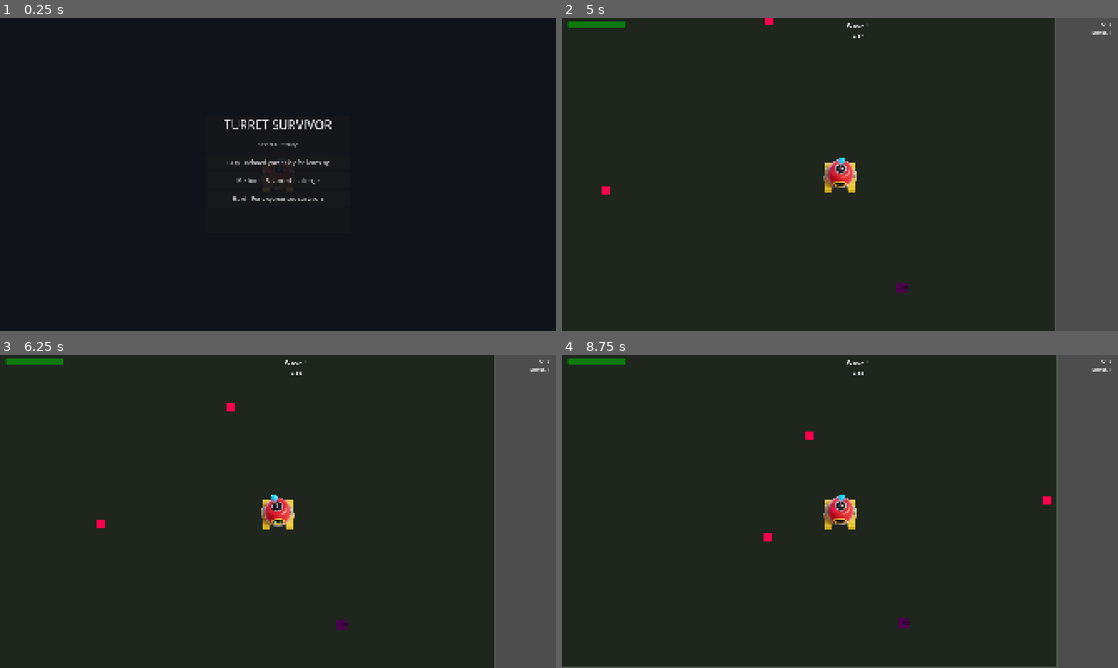
Above: before the commit, frames 1-4 (two rows, left to right).
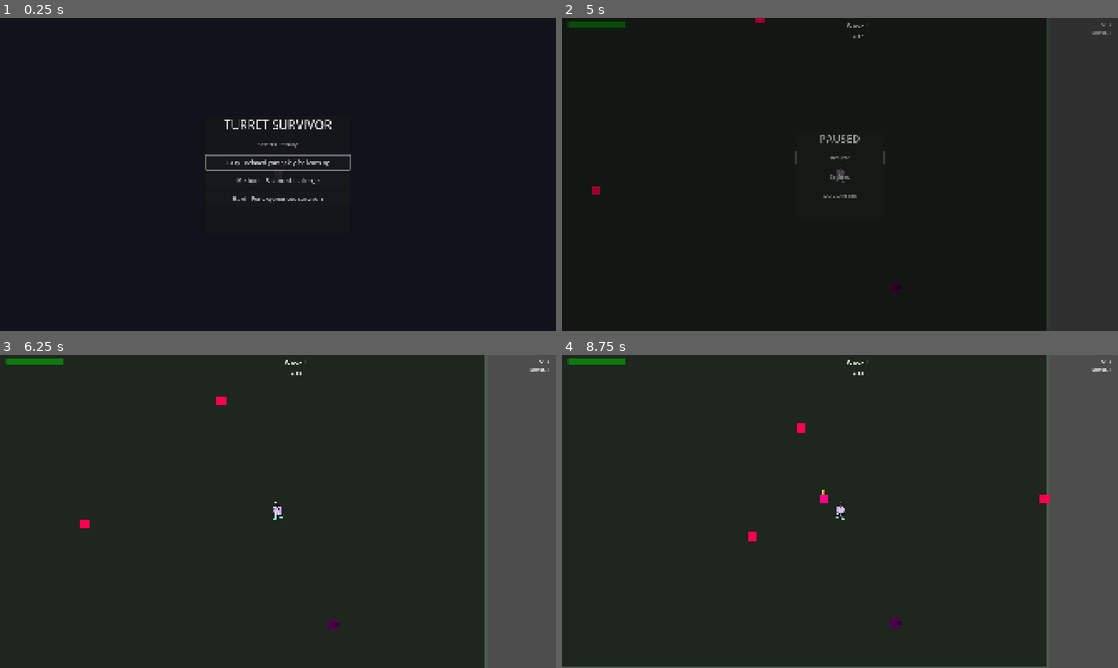
Above: after the commit, the same moments.

Repository: arebolledo2/turret-game
Game: Godot game, scene res://scenes/main.tscn
Same seed, same stepped clock (60 frames per second), same inputs: the game is played once before the commit and once after it.
Inputs (mouse positions are in pixels of both pictures, inside the frame that each line leads up to):
- Up to frame 1 (0.25 s): no input
- Up to frame 2 (5 s): click "Easy - Relaxed gameplay for l…" at 0.5 s; tap Enter at 1.25, 4.25 s; move the mouse to (962, 158) at 1.27 s; hold D (move_right) 1.28-2 s; hold Shift 1.28-2 s; click (962, 158) at 1.42 s; drag from (728, 190) to (812, 237) at 2.02 s; tap Space at 2.75 s; move the mouse to (895, 105) at 2.77 s; hold D (move_right) 2.78-3.5 s; tap Ctrl at 2.85 s; drag from (812, 237) to (673, 127) at 3.52 s; move the mouse to (1006, 221) at 4.27 s; hold A (move_left) from 4.28 s (still down); tap Alt at 4.35 s; tap Escape (pause, bound only after the commit) at 4.9 s
- Up to frame 3 (6.25 s): release A (move_left) at 5 s; click (278, 495) at 5 s, where only the run after the commit has a clickable "Resume"; drag from (111, 464) to (194, 433) at 5.77 s
- Up to frame 4 (8.75 s): move the mouse to (867, 511) at 6.52 s; hold S (move_down) 6.53-7.25 s; hold Shift 6.53-7.25 s; click (867, 511) at 6.67 s; drag from (756, 433) to (728, 527) at 7.27 s; move the mouse to (962, 495) at 8.02 s; hold W (move_up) from 8.03 s (still down); tap Ctrl at 8.1 s

The runs differ from the first frame. In frame 1, 0.3% of the frame differs, in the area x 36-64%, y 43-56%; in frame 2, 13%, in the area x 0-100%, y 0-100%; in frame 3, 2.5%; in frame 4, 2.6%.

Commit message:
Add pause menu with settings and damage numbers

Diff:
--- a/project.godot
+++ b/project.godot
@@ -76,6 +76,47 @@
 "events": [Object(InputEventJoypadMotion,"resource_local_to_scene":false,"resource_name":"","device":-1,"axis":1,"axis_value":1.0,"script":null)
 ]
 }
+pause={
+"deadzone": 0.5,
+"events": [Object(InputEventKey,"resource_local_to_scene":false,"resource_name":"","device":-1,"window_id":0,"alt_pressed":false,"shift_pressed":false,"ctrl_pressed":false,"meta_pressed":false,"pressed":false,"keycode":0,"physical_keycode":4194305,"key_label":0,"unicode":0,"location":0,"echo":false,"script":null)
+, Object(InputEventJoypadButton,"resource_local_to_scene":false,"resource_name":"","device":-1,"button_index":6,"pressure":0.0,"pressed":false,"script":null)
+]
+}
+ui_accept={
+"deadzone": 0.5,
+"events": [Object(InputEventKey,"resource_local_to_scene":false,"resource_name":"","device":-1,"window_id":0,"alt_pressed":false,"shift_pressed":false,"ctrl_pressed":false,"meta_pressed":false,"pressed":false,"keycode":0,"physical_keycode":4194309,"key_label":0,"unicode":0,"location":0,"echo":false,"script":null)
+, Object(InputEventKey,"resource_local_to_scene":false,"resource_name":"","device":-1,"window_id":0,"alt_pressed":false,"shift_pressed":false,"ctrl_pressed":false,"meta_pressed":false,"pressed":false,"keycode":0,"physical_keycode":32,"key_label":0,"unicode":32,"location":0,"echo":false,"script":null)
+, Object(InputEventJoypadButton,"resource_local_to_scene":false,"resource_name":"","device":-1,"button_index":0,"pressure":0.0,"pressed":false,"script":null)
+]
+}
+ui_up={
+"deadzone": 0.5,
+"events": [Object(InputEventKey,"resource_local_to_scene":false,"resource_name":"","device":-1,"window_id":0,"alt_pressed":false,"shift_pressed":false,"ctrl_pressed":false,"meta_pressed":false,"pressed":false,"keycode":0,"physical_keycode":4194320,"key_label":0,"unicode":0,"location":0,"echo":false,"script":null)
+, Object(InputEventJoypadButton,"resource_local_to_scene":false,"resource_name":"","device":-1,"button_index":11,"pressure":0.0,"pressed":false,"script":null)
+, Object(InputEventJoypadMotion,"resource_local_to_scene":false,"resource_name":"","device":-1,"axis":1,"axis_value":-1.0,"script":null)
+]
+}
+ui_down={
+"deadzone": 0.5,
+"events": [Object(InputEventKey,"resource_local_to_scene":false,"resource_name":"","device":-1,"window_id":0,"alt_pressed":false,"shift_pressed":false,"ctrl_pressed":false,"meta_pressed":false,"pressed":false,"keycode":0,"physical_keycode":4194322,"key_label":0,"unicode":0,"location":0,"echo":false,"script":null)
+, Object(InputEventJoypadButton,"resource_local_to_scene":false,"resource_name":"","device":-1,"button_index":12,"pressure":0.0,"pressed":false,"script":null)
+, Object(InputEventJoypadMotion,"resource_local_to_scene":false,"resource_name":"","device":-1,"axis":1,"axis_value":1.0,"script":null)
+]
+}
+ui_left={
+"deadzone": 0.5,
+"events": [Object(InputEventKey,"resource_local_to_scene":false,"resource_name":"","device":-1,"window_id":0,"alt_pressed":false,"shift_pressed":false,"ctrl_pressed":false,"meta_pressed":false,"pressed":false,"keycode":0,"physical_keycode":4194319,"key_label":0,"unicode":0,"location":0,"echo":false,"script":null)
+, Object(InputEventJoypadButton,"resource_local_to_scene":false,"resource_name":"","device":-1,"button_index":13,"pressure":0.0,"pressed":false,"script":null)
+, Object(InputEventJoypadMotion,"resource_local_to_scene":false,"resource_name":"","device":-1,"axis":0,"axis_value":-1.0,"script":null)
+]
+}
+ui_right={
+"deadzone": 0.5,
+"events": [Object(InputEventKey,"resource_local_to_scene":false,"resource_name":"","device":-1,"window_id":0,"alt_pressed":false,"shift_pressed":false,"ctrl_pressed":false,"meta_pressed":false,"pressed":false,"keycode":0,"physical_keycode":4194321,"key_label":0,"unicode":0,"location":0,"echo":false,"script":null)
+, Object(InputEventJoypadButton,"resource_local_to_scene":false,"resource_name":"","device":-1,"button_index":14,"pressure":0.0,"pressed":false,"script":null)
+, Object(InputEventJoypadMotion,"resource_local_to_scene":false,"resource_name":"","device":-1,"axis":0,"axis_value":1.0,"script":null)
+]
+}
 
 [layer_names]
 
--- /dev/null
+++ b/scenes/damage_number.tscn
@@ -0,0 +1,19 @@
+[gd_scene load_steps=2 format=3 uid="uid://damage_number_001"]
+
+[ext_resource type="Script" path="res://scripts/damage_number.gd" id="1_dmgnum"]
+
+[node name="DamageNumber" type="Node2D"]
+script = ExtResource("1_dmgnum")
+
+[node name="Label" type="Label" parent="."]
+offset_left = -50.0
+offset_top = -15.0
+offset_right = 50.0
+offset_bottom = 15.0
+theme_override_colors/font_color = Color(1, 0.9, 0.2, 1)
+theme_override_colors/font_outline_color = Color(0, 0, 0, 1)
+theme_override_constants/outline_size = 3
+theme_override_font_sizes/font_size = 20
+text = "15"
+horizontal_alignment = 1
+vertical_alignment = 1
--- a/scenes/ui/hud.tscn
+++ b/scenes/ui/hud.tscn
@@ -4,6 +4,7 @@
 
 [node name="HUD" type="CanvasLayer"]
 layer = 10
+process_mode = 3
 script = ExtResource("1_hud")
 
 [node name="MarginContainer" type="MarginContainer" parent="."]
@@ -226,7 +227,137 @@
 theme_override_font_sizes/font_size = 20
 text = "Hard - For experienced survivors"
 
+[node name="PauseMenu" type="Control" parent="."]
+visible = false
+process_mode = 3
+anchors_preset = 15
+anchor_right = 1.0
+anchor_bottom = 1.0
+grow_horizontal = 2
+grow_vertical = 2
+
+[node name="ColorRect" type="ColorRect" parent="PauseMenu"]
+layout_mode = 1
+anchors_preset = 15
+anchor_right = 1.0
+anchor_bottom = 1.0
+grow_horizontal = 2
+grow_vertical = 2
+color = Color(0, 0, 0, 0.7)
+
+[node name="Panel" type="PanelContainer" parent="PauseMenu"]
+layout_mode = 1
+anchors_preset = 8
+anchor_left = 0.5
+anchor_top = 0.5
+anchor_right = 0.5
+anchor_bottom = 0.5
+offset_left = -150.0
+offset_top = -150.0
+offset_right = 150.0
+offset_bottom = 150.0
+grow_horizontal = 2
+grow_vertical = 2
+
+[node name="VBoxContainer" type="VBoxContainer" parent="PauseMenu/Panel"]
+layout_mode = 2
+theme_override_constants/separation = 20
+
+[node name="Title" type="Label" parent="PauseMenu/Panel/VBoxContainer"]
+layout_mode = 2
+theme_override_font_sizes/font_size = 36
+text = "PAUSED"
+horizontal_alignment = 1
+
+[node name="ResumeButton" type="Button" parent="PauseMenu/Panel/VBoxContainer"]
+custom_minimum_size = Vector2(0, 45)
+layout_mode = 2
+theme_override_font_sizes/font_size = 18
+text = "Resume"
+
+[node name="SettingsButton" type="Button" parent="PauseMenu/Panel/VBoxContainer"]
+custom_minimum_size = Vector2(0, 45)
+layout_mode = 2
+theme_override_font_sizes/font_size = 18
+text = "Settings"
+
+[node name="QuitButton" type="Button" parent="PauseMenu/Panel/VBoxContainer"]
+custom_minimum_size = Vector2(0, 45)
+layout_mode = 2
+theme_override_font_sizes/font_size = 18
+text = "Quit to Menu"
+
+[node name="SettingsMenu" type="Control" parent="."]
+visible = false
+process_mode = 3
+anchors_preset = 15
+anchor_right = 1.0
+anchor_bottom = 1.0
+grow_horizontal = 2
+grow_vertical = 2
+
+[node name="ColorRect" type="ColorRect" parent="SettingsMenu"]
+layout_mode = 1
+anchors_preset = 15
+anchor_right = 1.0
+anchor_bottom = 1.0
+grow_horizontal = 2
+grow_vertical = 2
+color = Color(0, 0, 0, 0.7)
+
+[node name="Panel" type="PanelContainer" parent="SettingsMenu"]
+layout_mode = 1
+anchors_preset = 8
+anchor_left = 0.5
+anchor_top = 0.5
+anchor_right = 0.5
+anchor_bottom = 0.5
+offset_left = -200.0
+offset_top = -150.0
+offset_right = 200.0
+offset_bottom = 150.0
+grow_horizontal = 2
+grow_vertical = 2
+
+[node name="VBoxContainer" type="VBoxContainer" parent="SettingsMenu/Panel"]
+layout_mode = 2
+theme_override_constants/separation = 20
+
+[node name="Title" type="Label" parent="SettingsMenu/Panel/VBoxContainer"]
+layout_mode = 2
+theme_override_font_sizes/font_size = 36
+text = "SETTINGS"
+horizontal_alignment = 1
+
+[node name="SettingsContainer" type="VBoxContainer" parent="SettingsMenu/Panel/VBoxContainer"]
+layout_mode = 2
+theme_override_constants/separation = 15
+
+[node name="ShowDamageContainer" type="HBoxContainer" parent="SettingsMenu/Panel/VBoxContainer/SettingsContainer"]
+layout_mode = 2
+
+[node name="ShowDamageLabel" type="Label" parent="SettingsMenu/Panel/VBoxContainer/SettingsContainer/ShowDamageContainer"]
+layout_mode = 2
+size_flags_horizontal = 3
+theme_override_font_sizes/font_size = 18
+text = "Show Damage Numbers"
+
+[node name="ShowDamageCheck" type="CheckButton" parent="SettingsMenu/Panel/VBoxContainer/SettingsContainer"]
+layout_mode = 2
+button_pressed = true
+
+[node name="BackButton" type="Button" parent="SettingsMenu/Panel/VBoxContainer"]
+custom_minimum_size = Vector2(0, 45)
+layout_mode = 2
+theme_override_font_sizes/font_size = 18
+text = "Back"
+
 [connection signal="pressed" from="GameOverScreen/Panel/VBoxContainer/RestartButton" to="." method="_on_restart_pressed"]
 [connection signal="pressed" from="DifficultySelect/Panel/VBoxContainer/ButtonContainer/EasyButton" to="." method="_on_easy_pressed"]
 [connection signal="pressed" from="DifficultySelect/Panel/VBoxContainer/ButtonContainer/MediumButton" to="." method="_on_medium_pressed"]
 [connection signal="pressed" from="DifficultySelect/Panel/VBoxContainer/ButtonContainer/HardButton" to="." method="_on_hard_pressed"]
+[connection signal="pressed" from="PauseMenu/Panel/VBoxContainer/ResumeButton" to="." method="_on_resume_pressed"]
+[connection signal="pressed" from="PauseMenu/Panel/VBoxContainer/SettingsButton" to="." method="_on_settings_pressed"]
+[connection signal="pressed" from="PauseMenu/Panel/VBoxContainer/QuitButton" to="." method="_on_quit_pressed"]
+[connection signal="toggled" from="SettingsMenu/Panel/VBoxContainer/SettingsContainer/ShowDamageCheck" to="." method="_on_show_damage_toggled"]
+[connection signal="pressed" from="SettingsMenu/Panel/VBoxContainer/BackButton" to="." method="_on_settings_back_pressed"]
--- a/scripts/autoload/events.gd
+++ b/scripts/autoload/events.gd
@@ -20,6 +20,7 @@
 signal enemy_spawned(enemy: Node2D)
 signal player_damaged(current_health: float, max_health: float)
 signal player_died()
+signal damage_dealt(position: Vector2, amount: float)
 
 # Turret Events
 signal turret_spawned(turret: Node2D, position: Vector2)
--- a/scripts/autoload/globals.gd
+++ b/scripts/autoload/globals.gd
@@ -50,6 +50,11 @@
 }
 
 var current_difficulty: Difficulty = Difficulty.EASY
+
+# =============================================================================
+# SETTINGS
+# =============================================================================
+var show_damage_numbers: bool = true
 
 # Helper to get current difficulty config
 func get_difficulty_config() -> Dictionary:
--- /dev/null
+++ b/scripts/damage_number.gd
@@ -0,0 +1,20 @@
+extends Node2D
+
+var float_speed: float = 80.0
+var duration: float = 0.6
+var elapsed: float = 0.0
+
+@onready var label: Label = $Label
+
+func _ready() -> void:
+	# Start animation
+	var tween = create_tween()
+	tween.set_parallel(true)
+	tween.tween_property(self, "position:y", position.y - 40, duration).set_ease(Tween.EASE_OUT)
+	tween.tween_property(self, "modulate:a", 0.0, duration).set_ease(Tween.EASE_IN).set_delay(duration * 0.5)
+	tween.tween_property(self, "scale", Vector2(0.8, 0.8), duration).set_ease(Tween.EASE_IN).set_delay(duration * 0.3)
+	tween.chain().tween_callback(queue_free)
+
+func setup(amount: float) -> void:
+	if label:
+		label.text = str(int(amount))
--- a/scripts/drop_spawner.gd
+++ b/scripts/drop_spawner.gd
@@ -12,6 +12,10 @@
 	if xp_drop_scene == null:
 		return
 
+	# Defer spawn to avoid physics callback error
+	call_deferred("_spawn_xp_drop", position, amount)
+
+func _spawn_xp_drop(position: Vector2, amount: int) -> void:
 	var drop := xp_drop_scene.instantiate()
 	drop.global_position = position
 	drop.xp_value = amount
--- a/scripts/enemy.gd
+++ b/scripts/enemy.gd
@@ -41,6 +41,9 @@
 func take_damage(amount: float) -> void:
 	current_health -= amount
 
+	# Emit damage event for damage numbers
+	Events.damage_dealt.emit(global_position, amount)
+
 	# Visual feedback - flash white
 	$Sprite2D.modulate = Color.WHITE
 	var tween = create_tween()
--- a/scripts/hud.gd
+++ b/scripts/hud.gd
@@ -12,8 +12,17 @@
 @onready var stats_label: Label = $GameOverScreen/Panel/VBoxContainer/StatsLabel
 @onready var difficulty_screen: Control = $DifficultySelect
 @onready var hud_container: MarginContainer = $MarginContainer
+@onready var pause_menu: Control = $PauseMenu
+@onready var settings_menu: Control = $SettingsMenu
+@onready var show_damage_check: CheckButton = $SettingsMenu/Panel/VBoxContainer/SettingsContainer/ShowDamageCheck
+@onready var resume_button: Button = $PauseMenu/Panel/VBoxContainer/ResumeButton
+@onready var settings_back_button: Button = $SettingsMenu/Panel/VBoxContainer/BackButton
+@onready var easy_button: Button = $DifficultySelect/Panel/VBoxContainer/ButtonContainer/EasyButton
+@onready var restart_button: Button = $GameOverScreen/Panel/VBoxContainer/RestartButton
 
 var player: Node2D = null
+var damage_number_scene: PackedScene
+var is_paused: bool = false
 
 func _ready() -> void:
 	# Hide overlays and HUD initially
@@ -21,6 +30,15 @@
 	game_over_screen.visible = false
 	difficulty_screen.visible = false
 	hud_container.visible = false
+	pause_menu.visible = false
+	settings_menu.visible = false
+
+	# Load damage number scene
+	damage_number_scene = preload("res://scenes/damage_number.tscn")
+
+	# Initialize settings UI
+	if show_damage_check:
+		show_damage_check.button_pressed = Globals.show_damage_numbers
 
 	# Connect to events
 	Events.player_damaged.connect(_on_player_damaged)
@@ -33,10 +51,20 @@
 	Events.game_over.connect(_on_game_over)
 	Events.show_difficulty_select.connect(_on_show_difficulty_select)
 	Events.game_started.connect(_on_game_started)
+	Events.damage_dealt.connect(_on_damage_dealt)
 
 	# Initialize labels
 	update_xp(0)
 	update_turret_count(0)
+
+func _input(event: InputEvent) -> void:
+	if event.is_action_pressed("pause") and Globals.is_game_active:
+		if settings_menu.visible:
+			_on_settings_back_pressed()
+		elif pause_menu.visible:
+			toggle_pause()  # Resume the game
+		else:
+			toggle_pause()  # Pause the game
 
 func _on_game_started() -> void:
 	# Show HUD and get player reference
@@ -130,6 +158,8 @@
 		game_over_screen.modulate.a = 0.0
 		var tween = create_tween()
 		tween.tween_property(game_over_screen, "modulate:a", 1.0, 0.5)
+		if restart_button:
+			restart_button.grab_focus()
 
 func _on_restart_pressed() -> void:
 	get_tree().reload_current_scene()
@@ -142,6 +172,8 @@
 	difficulty_screen.modulate.a = 0.0
 	var tween = create_tween()
 	tween.tween_property(difficulty_screen, "modulate:a", 1.0, 0.3)
+	if easy_button:
+		easy_button.grab_focus()
 
 func _on_easy_pressed() -> void:
 	_select_difficulty(Globals.Difficulty.EASY)
@@ -159,3 +191,63 @@
 		difficulty_screen.visible = false
 		Events.difficulty_selected.emit(difficulty)
 	)
+
+# =============================================================================
+# PAUSE MENU
+# =============================================================================
+func toggle_pause() -> void:
+	is_paused = not is_paused
+	get_tree().paused = is_paused
+	pause_menu.visible = is_paused
+
+	if is_paused:
+		pause_menu.modulate.a = 0.0
+		var tween = create_tween()
+		tween.set_pause_mode(Tween.TWEEN_PAUSE_PROCESS)
+		tween.tween_property(pause_menu, "modulate:a", 1.0, 0.15)
+		if resume_button:
+			resume_button.grab_focus()
+		Events.game_paused.emit()
+	else:
+		Events.game_resumed.emit()
+
+func _on_resume_pressed() -> void:
+	toggle_pause()
+
+func _on_settings_pressed() -> void:
+	pause_menu.visible = false
+	settings_menu.visible = true
+	settings_menu.modulate.a = 0.0
+	var tween = create_tween()
+	tween.set_pause_mode(Tween.TWEEN_PAUSE_PROCESS)
+	tween.tween_property(settings_menu, "modulate:a", 1.0, 0.15)
+	if show_damage_check:
+		show_damage_check.grab_focus()
+
+func _on_quit_pressed() -> void:
+	get_tree().paused = false
+	is_paused = false
+	get_tree().reload_current_scene()
+
+func _on_settings_back_pressed() -> void:
+	settings_menu.visible = false
+	pause_menu.visible = true
+	if resume_button:
+		resume_button.grab_focus()
+
+func _on_show_damage_toggled(toggled_on: bool) -> void:
+	Globals.show_damage_numbers = toggled_on
+
+# =============================================================================
+# DAMAGE NUMBERS
+# =============================================================================
+func _on_damage_dealt(pos: Vector2, amount: float) -> void:
+	if not Globals.show_damage_numbers:
+		return
+	if damage_number_scene == null:
+		return
+
+	var damage_number = damage_number_scene.instantiate()
+	get_tree().current_scene.add_child(damage_number)
+	damage_number.global_position = pos + Vector2(randf_range(-10, 10), -20)
+	damage_number.setup(amount)
Binary file added: assets/sprites/A-direct-overhead-2D-view-sprite-of-a-small-cartoo-128px-16.png
Not shown, added: assets/sprites/A-direct-overhead-2D-view-sprite-of-a-small-cartoo-128px-16.png.import
Binary file added: assets/sprites/Direct-overhead-2D-view-of-a-small-robot-sprite-re-64px-16.png
Not shown, added: assets/sprites/Direct-overhead-2D-view-of-a-small-robot-sprite-re-64px-16.png.import
Binary file changed: assets/sprites/player_spritesheet.png
Not shown, changed: assets/sprites/player_spritesheet.png.import
Not shown, added: scripts/damage_number.gd.uid
